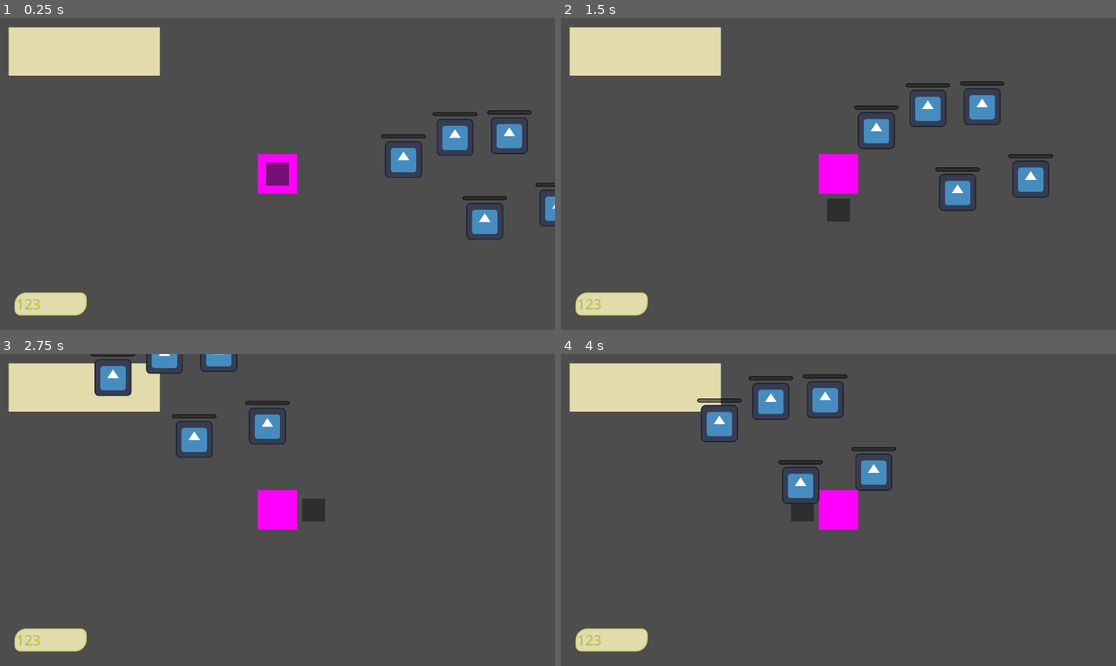
Above: before the commit, frames 1-4 (two rows, left to right).
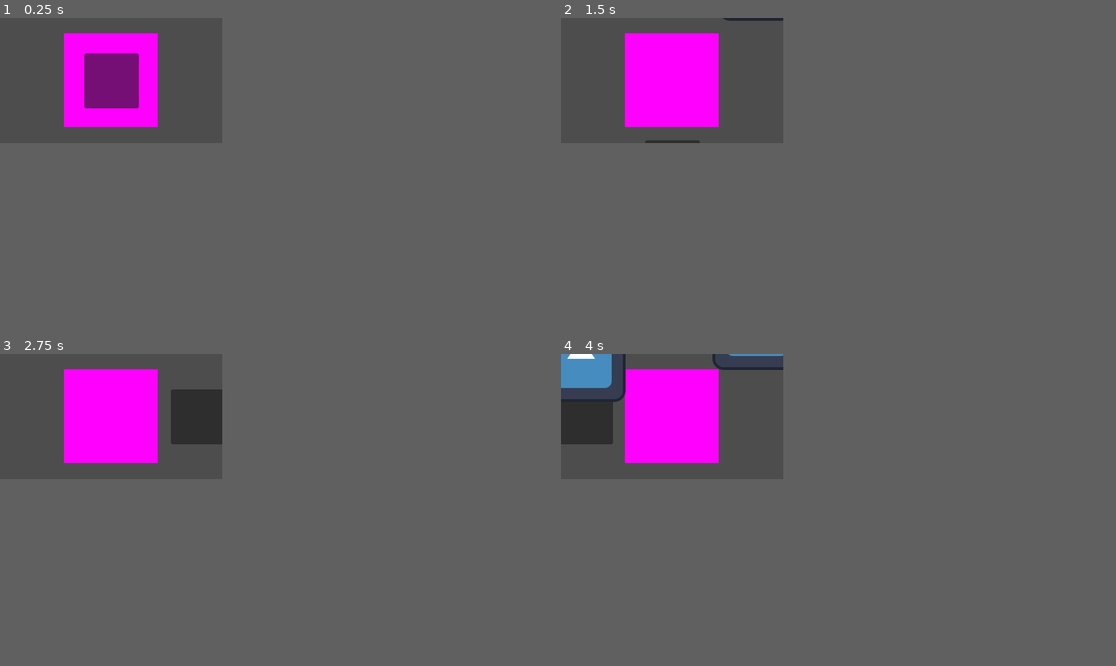
Above: after the commit, the same moments.

Repository: ThermobladeStudios/BambooBytes
Game: Godot game, scene res://world_map.tscn
Two runs of this game, one before a commit and one after it. Both use one fixed random seed, a clock stepped at 60 frames per second and the inputs below. The engine's default icon, where the game draws it, is replaced by a stand-in: a white triangle on a blue panel in a dark square.
Inputs:
- Up to frame 1 (0.25 s): no input
- Up to frame 2 (1.5 s): tap Enter at 0.5 s; hold D (Right) 0.53-1.28 s; hold Shift (Sprint) 0.53-1.28 s; tap Space (Dash, bound only after the commit) at 0.8, 1.25, 1.35 s; hold S (Down) from 1.28 s (still down)
- Up to frame 3 (2.75 s): tap Shift (Sprint) at 1.55 s; release S (Down) at 2.03 s; hold D (Right) from 2.03 s (still down); hold Shift (Sprint) from 2.03 s (still down); tap Space (Dash, bound only after the commit) at 2.3 s
- Up to frame 4 (4 s): release D (Right) at 2.78 s; release Shift (Sprint) at 2.78 s; hold W (Up) 2.78-3.53 s; tap Space (Dash, bound only after the commit) at 2.85, 3.8 s; tap Shift (Sprint) at 3.05 s; tap Enter at 3.5 s; hold A (Left) from 3.53 s (still down); hold Shift (Sprint) from 3.53 s (still down)
In our replay, the window is 799x449 before the commit and 320x180 after it. These sizes can differ from the game's own. Grey fills any space a smaller window leaves; there, only what the larger window draws over its background counts as a difference.

The runs differ from the first frame. In frame 1, 11% of the frame differs, in the area x 1-100%, y 2-96%; in frame 2, 12%; in frame 3, 12%; in frame 4, 13%, in the area x 0-61%, y 0-96%.

Commit message:
Added dashing and fixed movement
- Added dashing
- Removed running as I felt like it would be redundant since most players would always be run
- Normalized movement so moving diagonally would be the same speed as left, right, up and down

Diff:
--- a/BambooBytes/Player/Player.gd
+++ b/BambooBytes/Player/Player.gd
@@ -2,18 +2,34 @@
 
 @onready var collision = $Chop_area
 @export var speed = 500
+@export var DashTime = 0.15
+@export var DashMultiplier = 5
 
 var strength = 5
+var Dashing = false
+var DashCooldown = false
 
 func _physics_process(delta):
-	var input_direction = Vector2(Input.get_action_strength("Right") - Input.get_action_strength("Left") , Input.get_action_strength("Down") - Input.get_action_strength("Up"))
-	if(input_direction != Vector2.ZERO):
+
+	var input_direction = Vector2(Input.get_action_strength("Right") - Input.get_action_strength("Left") , Input.get_action_strength("Down") - Input.get_action_strength("Up")).normalized()
+
+	if input_direction != Vector2.ZERO and !Dashing:
 		collision.position = input_direction * 125
 
-	if(Input.is_action_pressed("Sprint")):
-		speed=1000
+	if Input.is_action_pressed("Dash") and !DashCooldown:
+		Dashing = true
+		DashCooldown = true
+		$Timer.start(0.15)
+		$DashCooldown.start(1)
 
-	elif(Input.is_action_just_released):
-		speed=500
+	if Dashing:
+		input_direction *= DashMultiplier
+
 	velocity = input_direction * speed
 	move_and_slide()
+
+func _on_timer_timeout():
+	Dashing = false
+
+func _on_dash_cooldown_timeout():
+	DashCooldown = false
--- a/BambooBytes/Player/Player.tscn
+++ b/BambooBytes/Player/Player.tscn
@@ -22,6 +22,9 @@
 texture = SubResource("PlaceholderTexture2D_xgsr6")
 
 [node name="Timer" type="Timer" parent="."]
+wait_time = 0.15
+
+[node name="DashCooldown" type="Timer" parent="."]
 
 [node name="Chop_area" type="Area2D" parent="."]
 light_mask = 2
@@ -44,3 +47,6 @@
 offset_bottom = 39.5
 grow_horizontal = 2
 grow_vertical = 2
+
+[connection signal="timeout" from="Timer" to="." method="_on_timer_timeout"]
+[connection signal="timeout" from="DashCooldown" to="." method="_on_dash_cooldown_timeout"]
--- a/BambooBytes/World Objects/bamboo.tscn
+++ b/BambooBytes/World Objects/bamboo.tscn
@@ -27,7 +27,7 @@
 [node name="Timer" type="Timer" parent="."]
 
 [node name="ChopProgress" type="ProgressBar" parent="."]
-anchors_preset = -1
+anchors_preset = 5
 anchor_left = 0.5
 anchor_right = 0.5
 offset_left = -75.0
--- a/BambooBytes/project.godot
+++ b/BambooBytes/project.godot
@@ -21,8 +21,8 @@
 
 [display]
 
-window/size/viewport_width=1920
-window/size/viewport_height=1080
+window/size/viewport_width=320
+window/size/viewport_height=180
 window/size/mode=3
 
 [input]
@@ -56,6 +56,11 @@
 "events": [Object(InputEventKey,"resource_local_to_scene":false,"resource_name":"","device":-1,"window_id":0,"alt_press …(182 unchanged characters)…
 ]
 }
+Dash={
+"deadzone": 0.5,
+"events": [Object(InputEventKey,"resource_local_to_scene":false,"resource_name":"","device":-1,"window_id":0,"alt_pressed":false,"shift_pressed":false,"ctrl_pressed":false,"meta_pressed":false,"pressed":false,"keycode":0,"physical_keycode":32,"key_label":0,"unicode":32,"echo":false,"script":null)
+]
+}
 
 [layer_names]
 
--- a/BambooBytes/world_map.tscn
+++ b/BambooBytes/world_map.tscn
@@ -11,7 +11,7 @@
 
 [node name="Camera2D" type="Camera2D" parent="Player"]
 
-[node name="Control" parent="Player/Camera2D" instance=ExtResource("4_ikdba")]
+[node name="GUI" parent="Player/Camera2D" instance=ExtResource("4_ikdba")]
 anchors_preset = -1
 anchor_left = 1.0
 anchor_top = 1.0
